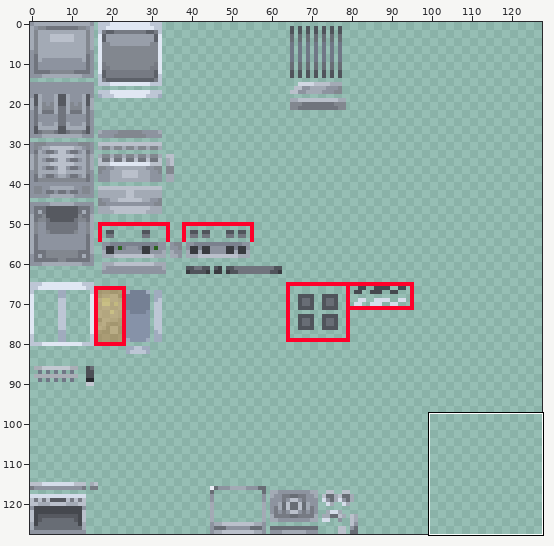
Edited in one commit: sprite sheet (assets/minecraft/textures/projecteden/decoration/kitchenware/appliances/kitchen_1.png). The picture above shows the old version from afar; the outline marks the close-up.
Close-up. Before the edit:
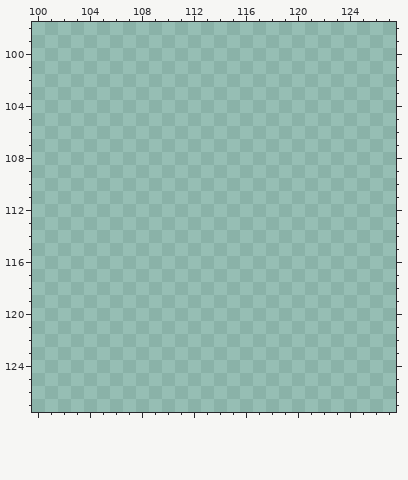
The file is 128x128 pixels. Colours within 5 levels of each other are drawn and written as one. Shown: x 100..127, y 98..127.
After the commit:
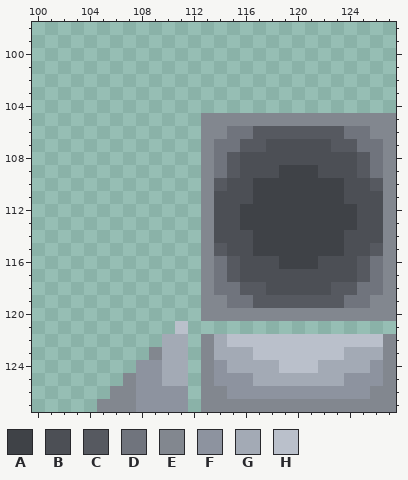
Palette (. is transparent): A #3f4247  B #4c4f55  C #565960  D #70747d  E #82878f  F #8d939f  G #a3aab5  H #bac0cb
The edit:
y 105: x 113..127 ............... -> EEEEEEEEEEEEEEE
y 106: x 113..127 ............... -> EEDDCCCCCCCDDEE
y 107: x 113..127 ............... -> EDDCCBBBBBCCDDE
y 108: x 113..127 ............... -> EDCBBBBBBBBBCDE
y 109: x 113..127 ............... -> EDCBBBAAABBBCDE
y 110: x 113..127 ............... -> ECBBAAAAAAABBCE
y 111: x 113..127 ............... -> EBBBAAAAAAABBBE
y 112..113: x 113..127 ............... -> EBBAAAAAAAAABBE
y 114: x 113..127 ............... -> EBBBAAAAAAABBBE
y 115: x 113..127 ............... -> ECBBAAAAAAABBCE
y 116: x 113..127 ............... -> EDCBBBAAABBBCDE
y 117: x 113..127 ............... -> EDCBBBBBBBBBCDE
y 118: x 113..127 ............... -> EDDCCBBBBBCCDDE
y 119: x 113..127 ............... -> EEDDCCCCCCCDDEE
y 120: x 113..127 ............... -> EEEEEEEEEEEEEEE
y 121: x 111 . -> H
y 122: x 110..111 .. -> GG; x 113..127 ............... -> EGHHHHHHHHHHHHE
y 123: x 109..111 ... -> EGG; x 113..127 ............... -> EGGGHHHHHHHGGGE
y 124: x 108..111 .... -> FFGG; x 113..127 ............... -> EFGGGGHHHGGGGFE
y 125: x 107..111 ..... -> EFFGG; x 113..127 ............... -> EFFFGGGGGGGFFFE
y 126: x 106..111 ...... -> EEFFFF; x 113..127 ............... -> EEFFFFFFFFFFFEE
y 127: x 105..111 ....... -> EEEFFFF; x 113..127 ............... -> EEEEEEEEEEEEEEE
Changed places in both close-ups, as pixel boxes (x1, y1, x2, y2):
added: (97, 113, 396, 412)
